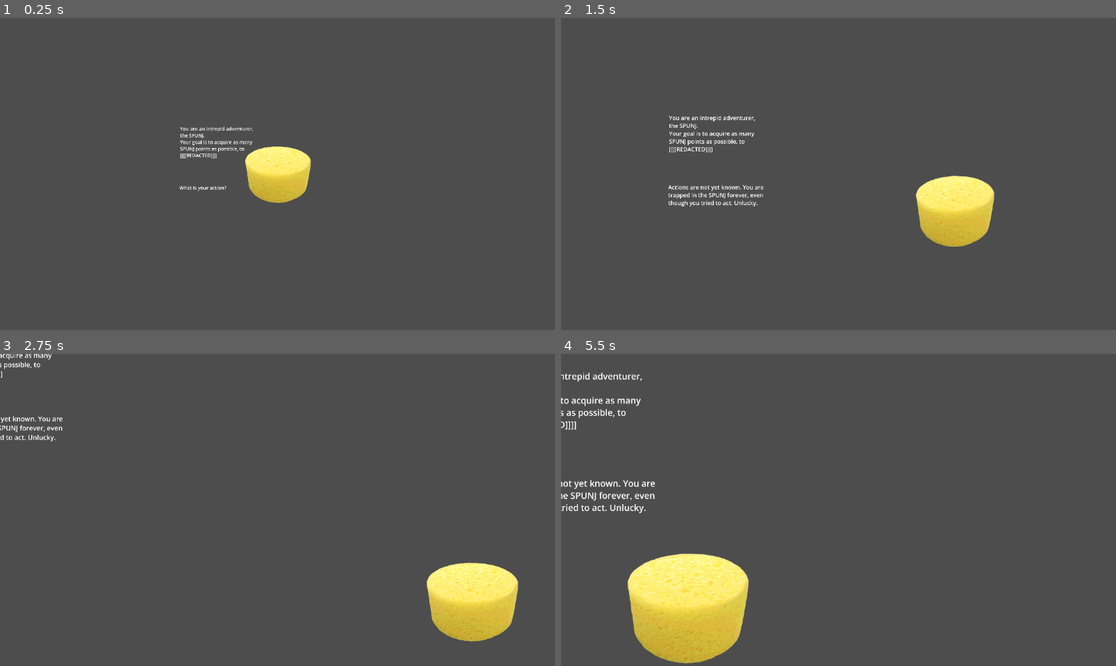
Above: before the commit, frames 1-4 (two rows, left to right).
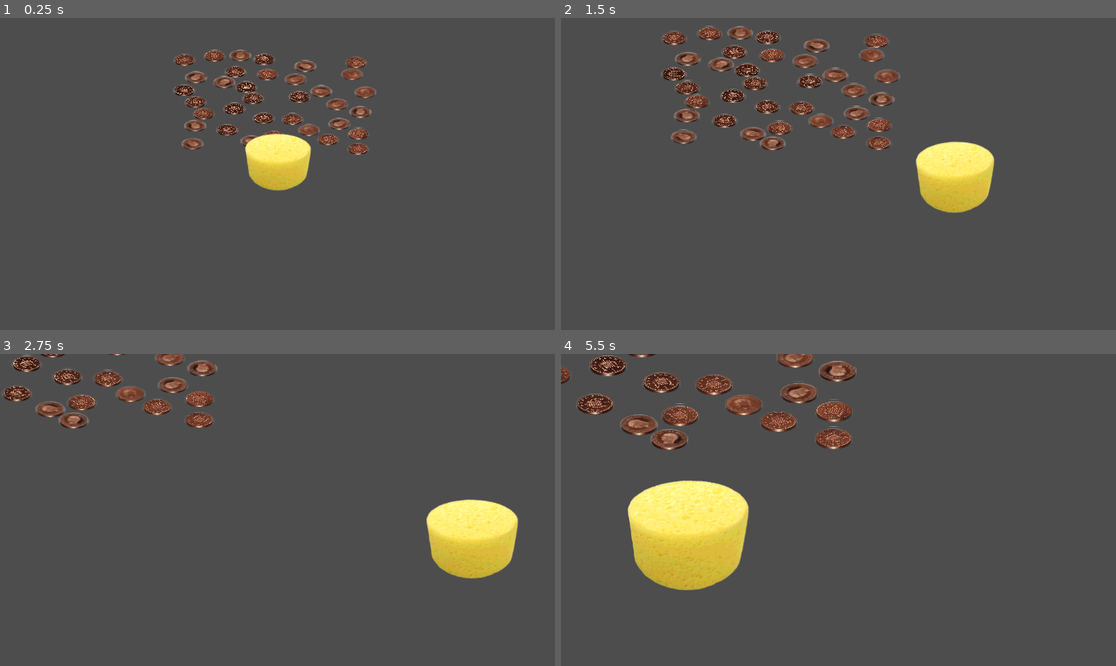
Above: after the commit, the same moments.

Repository: Indivicivet/spunj
Game: Godot game, scene res://scenes/game_3d.tscn
The game is run twice, just before and just after one commit, with the same random seed, the same clock (stepped at 60 frames per second) and the same inputs. Before the commit the project starts from res://scenes/game_2d.tscn.
Inputs (mouse positions are in pixels of both pictures, inside the frame that each line leads up to):
- Up to frame 1 (0.25 s): no input
- Up to frame 2 (1.5 s): tap Enter at 0.5 s; move the mouse to (783, 208) at 0.52 s; hold D (walk_right) 0.53-1.28 s; hold Mouse wheel up (zoom_in) 0.53-1.28 s; move the mouse to (727, 189) at 1.27 s; hold S (walk_down) from 1.28 s (still down); tap Mouse wheel down (zoom_out) at 1.35 s
- Up to frame 3 (2.75 s): move the mouse to (333, 441) at 2.02 s; release S (walk_down) at 2.03 s; hold D (walk_right) from 2.03 s (still down); hold Mouse wheel up (zoom_in) from 2.03 s (still down)
- Up to frame 4 (5.5 s): move the mouse to (810, 572) at 2.77 s; release D (walk_right) at 2.78 s; release Mouse wheel up (zoom_in) at 2.78 s; hold W (walk_up) 2.78-3.53 s; tap Mouse wheel down (zoom_out) at 2.85, 4.35 s; move the mouse to (1005, 556) at 3.52 s; hold Mouse wheel up (zoom_in) 3.53-4.28 s; hold A (walk_left) 3.53-5.03 s; move the mouse to (672, 463) at 4.27 s; move the mouse to (866, 510) at 5.02 s; hold S (walk_down) from 5.03 s (still down); hold Mouse wheel up (zoom_in) from 5.03 s (still down)

The runs differ from the first frame. In frame 1, 5.6% of the frame differs, in the area x 31-68%, y 10-60%; in frame 2, 10%; in frame 3, 9.7%; in frame 4, 17%, in the area x 0-54%, y 0-100%.

Commit message:
Update project.godot

Diff:
--- a/GodotProject/project.godot
+++ b/GodotProject/project.godot
@@ -11,7 +11,7 @@
 [application]
 
 config/name="spunj"
-run/main_scene="res://scenes/game_2d.tscn"
+run/main_scene="res://scenes/game_3d.tscn"
 config/features=PackedStringArray("4.3", "Forward Plus")
 config/icon="res://icon.svg"
 
@@ -53,3 +53,7 @@
 , Object(InputEventJoypadMotion,"resource_local_to_scene":false,"resource_name":"","device":-1,"axis":3,"axis_value":1.0,"script":null)
 ]
 }
+
+[physics]
+
+common/physics_ticks_per_second=120
